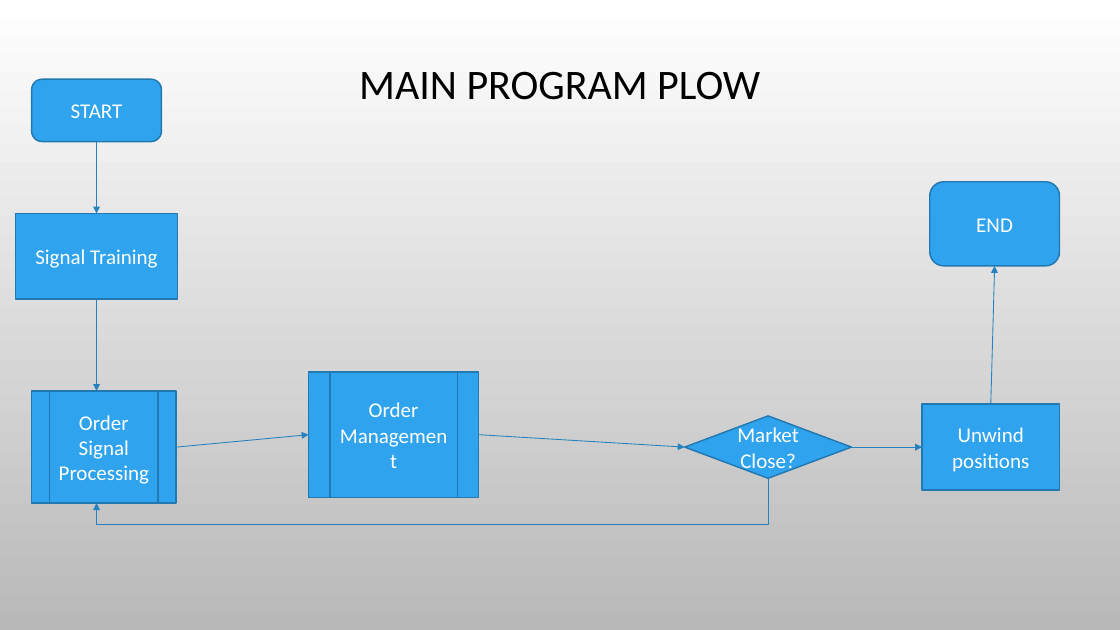
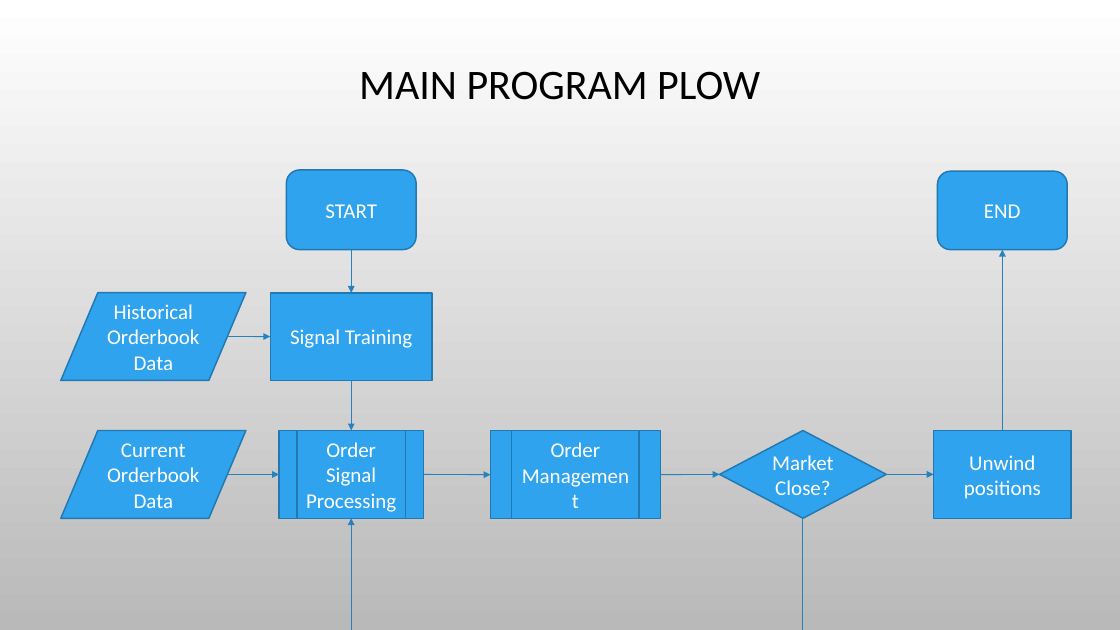
Before and after one commit to kkanagal/MSE448Project, a slide deck: slide 4 of Market making.pptx. Drawn at 1120x630 pixels with LibreOffice and Linux fonts; fonts in the diff are those of the drawing; background and template pictures are left out. Boxes give left, top, right and bottom in pixels: in the first picture for what was removed or moved away, otherwise in the second. Text is boxed around its words. In the diff, an @@ line names an element or a change of style, - is before the commit and + after.

```diff
--- a/Market making.pptx
+++ b/Market making.pptx
@@ rounded rectangle "START": place and size @@
-rounded rectangle "START" at <box>32,79,162,141</box>
+rounded rectangle "START" at <box>287,170,417,250</box>
@@ rounded rectangle "END": place and size @@
-rounded rectangle "END" at <box>930,181,1060,266</box>
+rounded rectangle "END" at <box>938,171,1067,250</box>
@@ arrow moved from (97, 142) - (97, 213) to (351, 250) - (351, 293) @@
@@ arrow moved from (991, 404) - (995, 266) to (1002, 430) - (1002, 250) @@
@@ flow chart input output added at <box>60,292,245,381</box>, fill #2FA3EE, outline #2379B0 1.25 pt, 18 pt, text #FFFFFF @@
+Historical
+Orderbook Data
@@ rectangle "Signal Training": place and size @@
-rectangle "Signal Training" at <box>16,213,178,299</box>
+rectangle "Signal Training" at <box>271,293,433,381</box>
@@ arrow added from (228, 337) to (271, 337), #2683BF 0.75 pt @@
@@ arrow moved from (97, 299) - (97, 392) to (351, 381) - (351, 430) @@
@@ flow chart input output added at <box>60,430,245,518</box>, fill #2FA3EE, outline #2379B0 1.25 pt, 18 pt, text #FFFFFF @@
+Current
+Orderbook Data
@@ flow chart predefined process "Order Signal Processing": place and size @@
-flow chart predefined process "Order Signal Processing" at <box>32,392,176,503</box>
+flow chart predefined process "Order Signal Processing" at <box>279,430,423,518</box>
@@ arrow removed from (479, 435) to (685, 447) @@
@@ flow chart predefined process "Order Management": place and size @@
-flow chart predefined process "Order Management" at <box>308,372,478,497</box>
+flow chart predefined process "Order Management" at <box>491,431,660,519</box>
@@ diamond "Market Close?": place and size @@
-diamond "Market Close?" at <box>685,416,851,478</box>
+diamond "Market Close?" at <box>720,430,886,518</box>
@@ rectangle "Unwind positions": place and size @@
-rectangle "Unwind positions" at <box>923,404,1060,490</box>
+rectangle "Unwind positions" at <box>933,430,1071,518</box>
@@ arrow added from (228, 475) to (279, 475), #2683BF 0.75 pt @@
@@ arrow moved from (176, 447) - (308, 435) to (423, 475) - (491, 475) @@
@@ arrow added from (660, 475) to (720, 475), #2683BF 0.75 pt @@
@@ arrow moved from (852, 447) - (923, 447) to (886, 475) - (933, 475) @@
@@ elbow arrow moved from (768, 478) - (97, 503) to (803, 518) - (351, 518) @@
```
Also in this commit, not shown: 1 other slide changed, 1 slide added, 1 slide removed.
